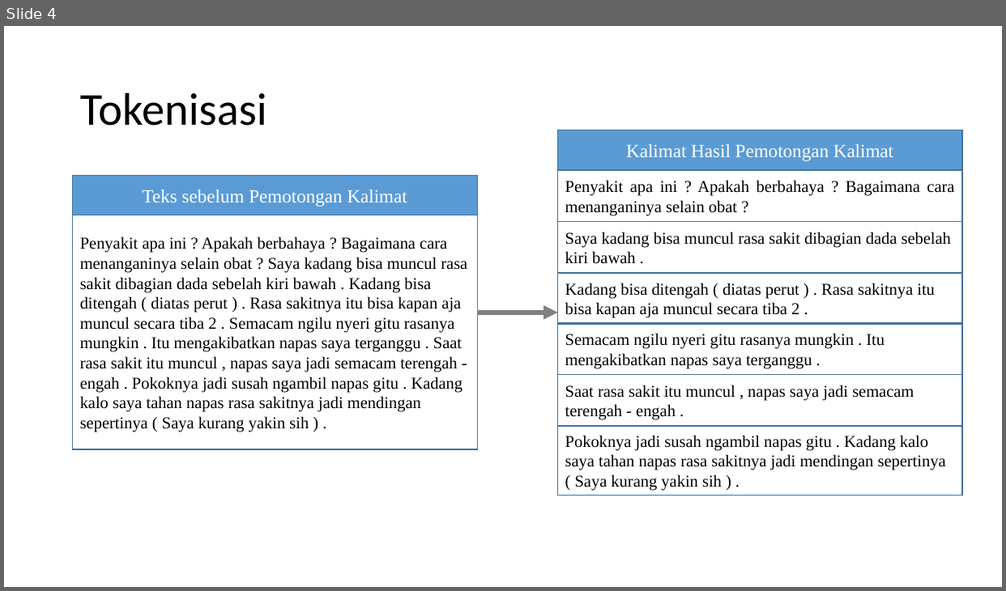
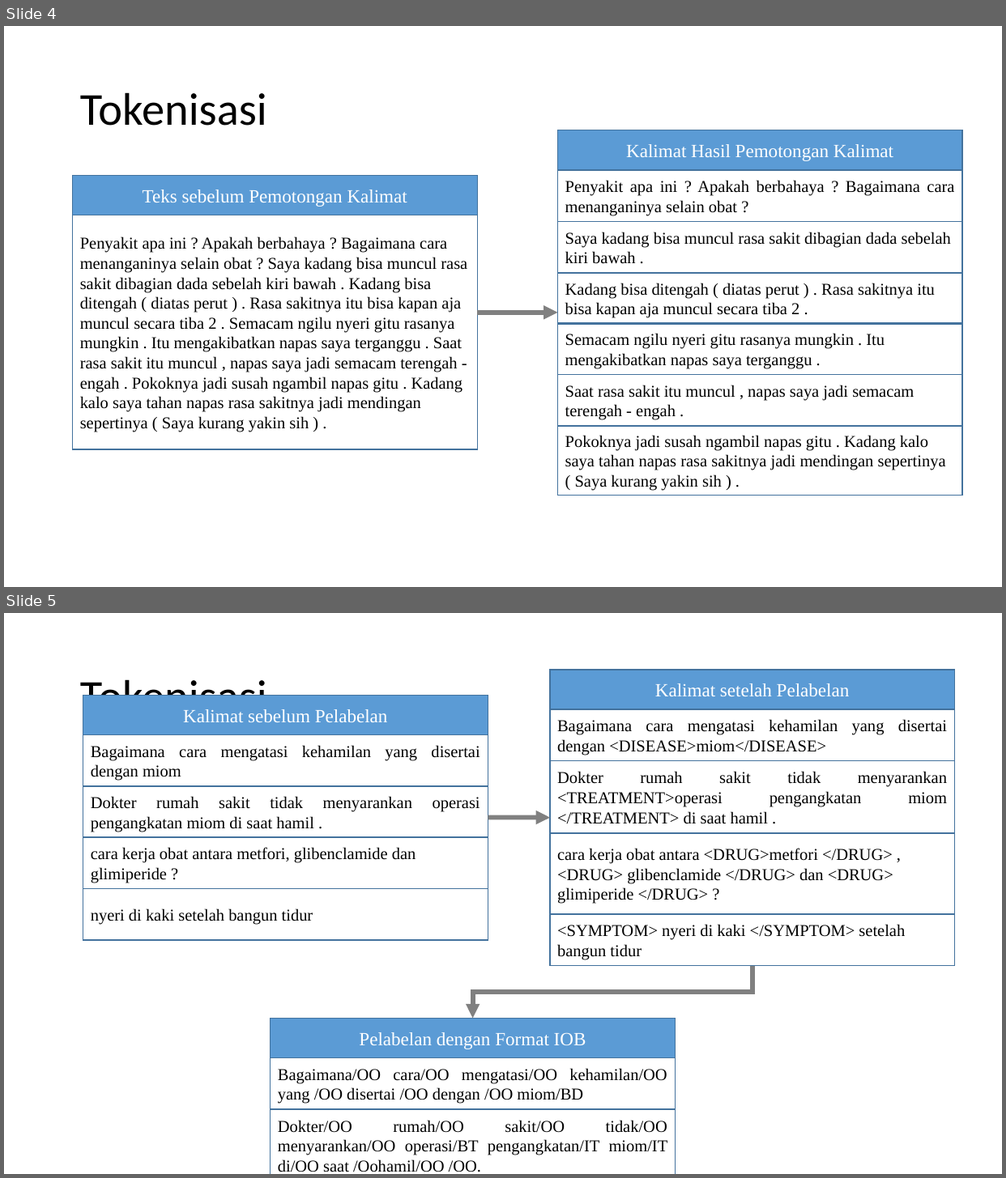
Before and after one commit to valdirachman/srl-doc, a slide deck: images/MER for QA.pptx. Shown one above the other, each under a label of ours: slide 4 before the commit, slides 4 and 5 after it. The pictures are 1006x591 and 1006x1178 pixels, drawn with LibreOffice and Linux fonts; fonts in the diff are those of the drawing. Boxes give left, top, right and bottom in pixels: in the first picture for what was removed or moved away, otherwise in the second. Text is boxed around its words. In the diff, an @@ line names an element or a change of style, - is before the commit and + after.

```diff
--- a/images/MER for QA.pptx
+++ b/images/MER for QA.pptx
@@ slide 5 added at <box>4,613,1002,1174</box>, background #FFFFFF @@
@@ title added at <box>80,673,267,722</box>, 44 pt, text #000000 @@
+Tokenisasi
@@ arrow added from (488, 817) to (550, 817), #808080 4.5 pt @@
@@ group added at <box>83,696,488,941</box>: 5 rectangles @@
+Kalimat sebelum Pelabelan
+Bagaimana cara mengatasi kehamilan yang disertai dengan miom
+Dokter rumah sakit tidak menyarankan operasi pengangkatan miom di saat hamil .
+cara kerja obat antara metfori, glibenclamide dan glimiperide ?
+nyeri di kaki setelah bangun tidur
@@ group added at <box>550,670,955,966</box>: 5 rectangles @@
+Kalimat setelah Pelabelan
+Bagaimana cara mengatasi kehamilan yang disertai dengan <DISEASE>miom</DISEASE>
+Dokter rumah sakit tidak menyarankan <TREATMENT>operasi pengangkatan miom </TREATMENT> di saat hamil .
+cara kerja obat antara <DRUG>metfori </DRUG> , <DRUG> glibenclamide </DRUG> dan <DRUG> glimiperide </DRUG> ?
+<SYMPTOM> nyeri di kaki </SYMPTOM> setelah bangun tidur
@@ elbow arrow added from (752, 966) to (473, 1018), #808080 4.5 pt @@
@@ rectangle added at <box>270,1018,675,1058</box>, fill #5B9BD5, outline #43739E 1 pt, 18 pt, text #FFFFFF @@
+Pelabelan dengan Format IOB
@@ rectangle added at <box>270,1059,675,1110</box>, outline #43739E 1 pt, 16 pt, text #000000 @@
+Bagaimana/OO cara/OO mengatasi/OO kehamilan/OO yang /OO disertai /OO dengan /OO miom/BD
@@ rectangle added at <box>270,1110,675,1174</box>, outline #43739E 1 pt, 16 pt, text #000000 @@
+Dokter/OO rumah/OO sakit/OO tidak/OO menyarankan/OO operasi/BT pengangkatan/IT miom/IT di/OO saat /Oohamil/OO /OO.
```
Also in this commit, not shown: 1 slide changed, 11 other slides added, 39 other files.
